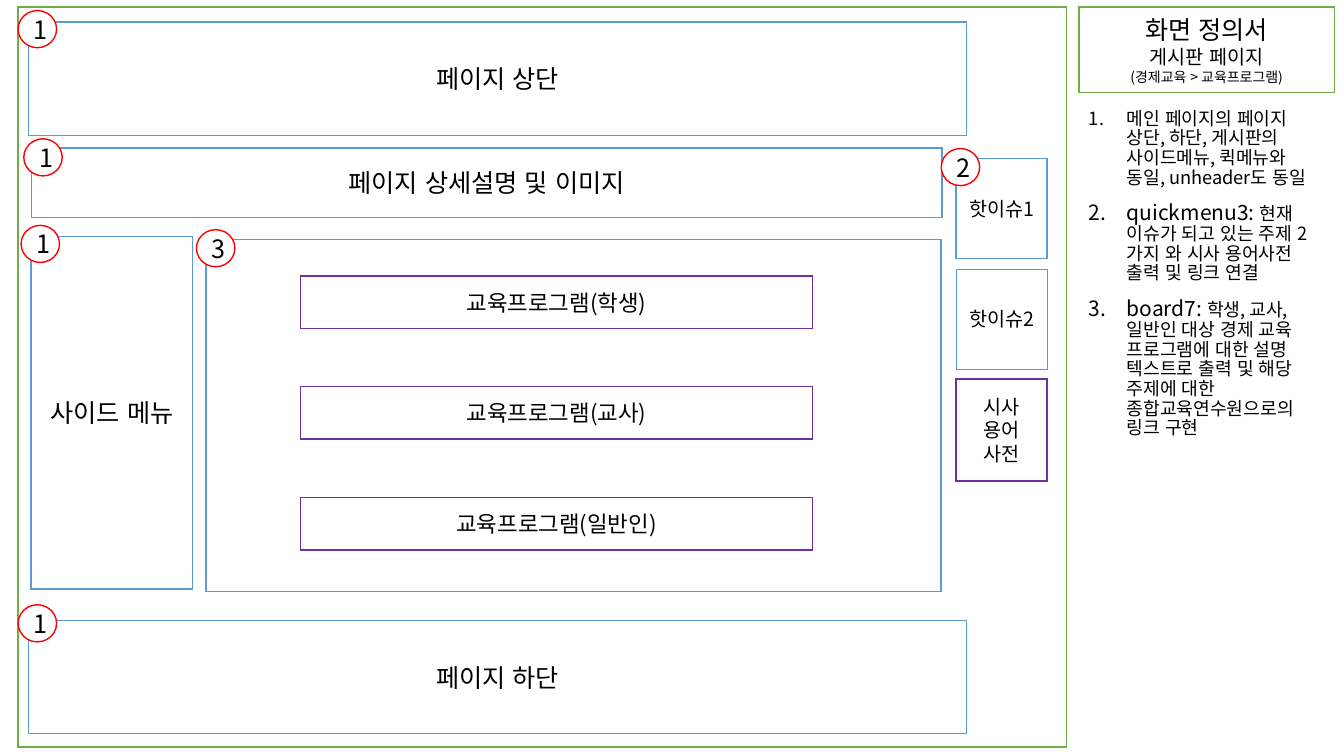
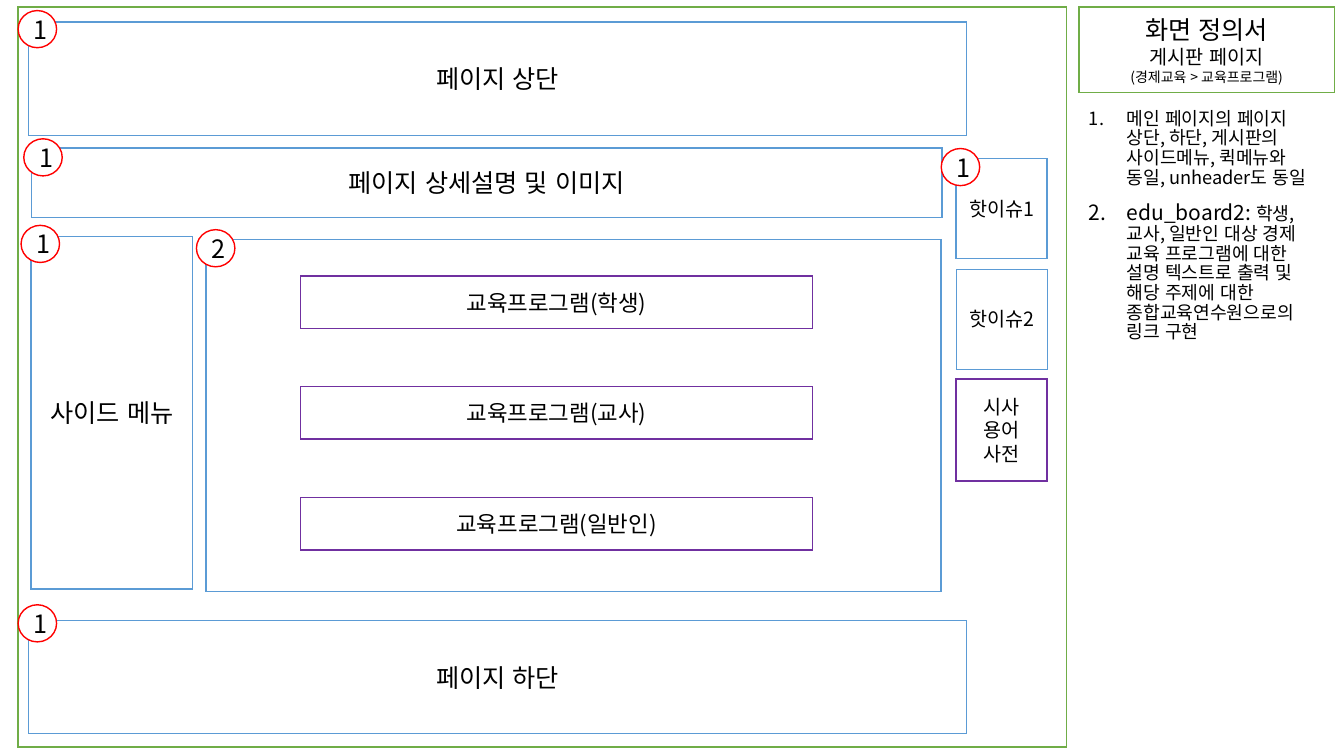
Before and after one commit to JSH970930/renewKDI, a slide deck: slide 13 of 응용SW프로젝트 화면정의서 1조.pptx (slide 11 before the commit). Drawn at 1344x756 pixels with LibreOffice and Linux fonts; fonts in the diff are those of the drawing. Boxes give left, top, right and bottom in pixels: in the first picture for what was removed or moved away, otherwise in the second. Text is boxed around its words. In the diff, an @@ line names an element or a change of style, - is before the commit and + after.

```diff
--- a/응용SW프로젝트 화면정의서 1조.pptx
+++ b/응용SW프로젝트 화면정의서 1조.pptx
@@ text in ellipse at box(957, 151, 971, 183): text changed @@
-2
+1
@@ text at box(1127, 203, 1296, 340): text changed @@
-2. quickmenu3: 현재 이슈가 되고 있는 주제 2가지 와 시사 용어사전 출력 및 링크 연결
-3. board7: 학생, 교사, 일반인 대상 경제 교육 프로그램에 대한 설명 텍스트로 출력 및 해당 주제에 대한 종합교육연수원으로의 링크 구현
+2. edu_board2: 학생, 교사, 일반인 대상 경제 교육 프로그램에 대한 설명 텍스트로 출력 및 해당 주제에 대한 종합교육연수원으로의 링크 구현
@@ text in ellipse at box(212, 232, 226, 264): text changed @@
-3
+2
```
Also in this commit, not shown: 8 other slides changed, 10 slides added.
